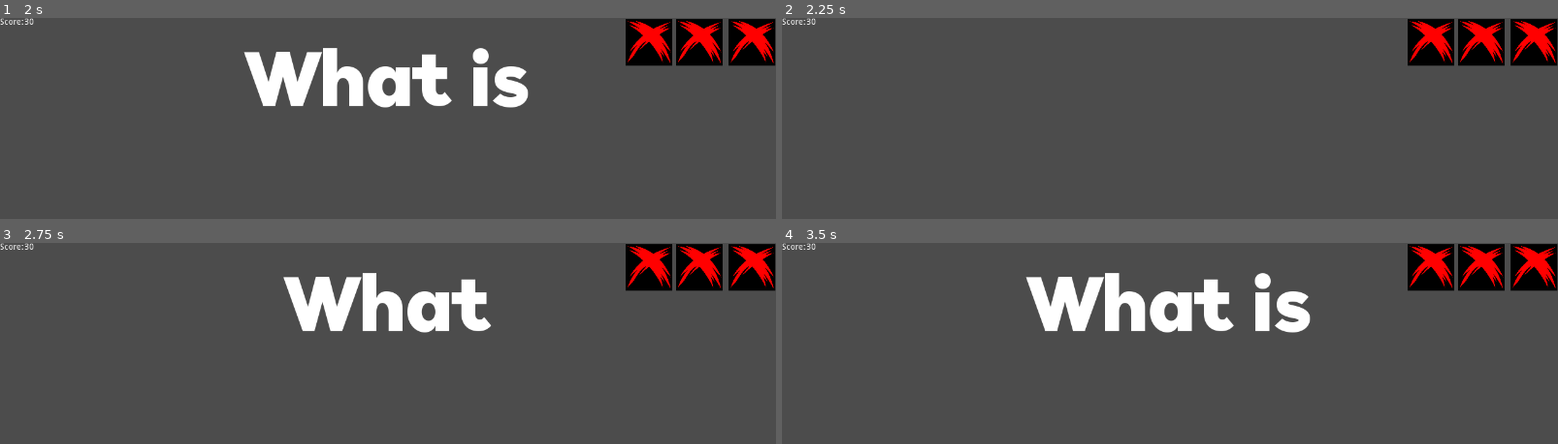
Above: before the commit, frames 1-4 (two rows, left to right).
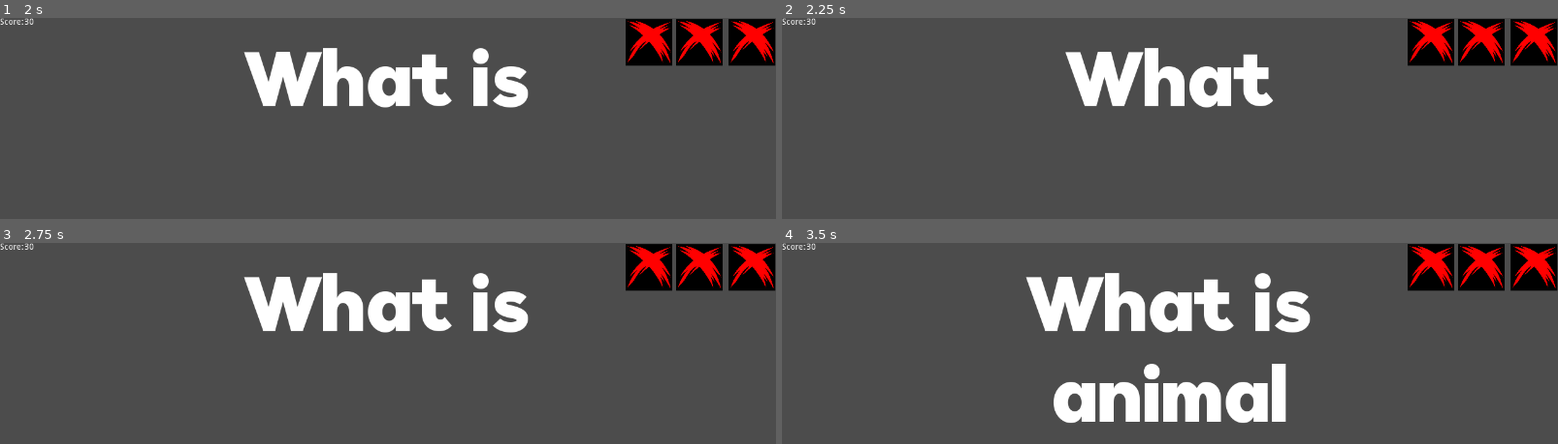
Above: after the commit, the same moments.

Repository: szymon112233/Filmufkapro
Game: Godot game, scene res://Main.tscn
Same seed, same stepped clock (60 frames per second), same inputs: the game is played once before the commit and once after it.
Inputs:
- Up to frame 1 (2 s): tap Enter at 0.5 s; hold Right (right_option) 0.53-1.28 s; tap Space at 1.25 s; hold Left (left_option) from 1.28 s (still down)
- Up to frame 2 (2.25 s): release Left (left_option) at 2.03 s; hold Right (right_option) from 2.03 s (still down)
- Up to frame 3 (2.75 s): keep holding Right (right_option)
- Up to frame 4 (3.5 s): keep holding Right (right_option)

Frame 1 is identical in both runs. In frame 2, 4.2% of the frame differs, in the area x 36-64%, y 14-45%; in frame 3, 5.5%, in the area x 31-69%, y 14-45%; in frame 4, 4.7%.

Commit message:
Fix to beat counting.

Diff:
--- a/Scripts/QuizManager.gd
+++ b/Scripts/QuizManager.gd
@@ -39,6 +39,7 @@
 	mainUIManager.SetupNewQuestion(CurrentQuestion)
 	emit_signal("NewQuestionShown")
 	beatCounter = 0
+	timeCounter = targetInterval
 
 func MakeChoice(isLeft: bool):
 	if isLeft:
